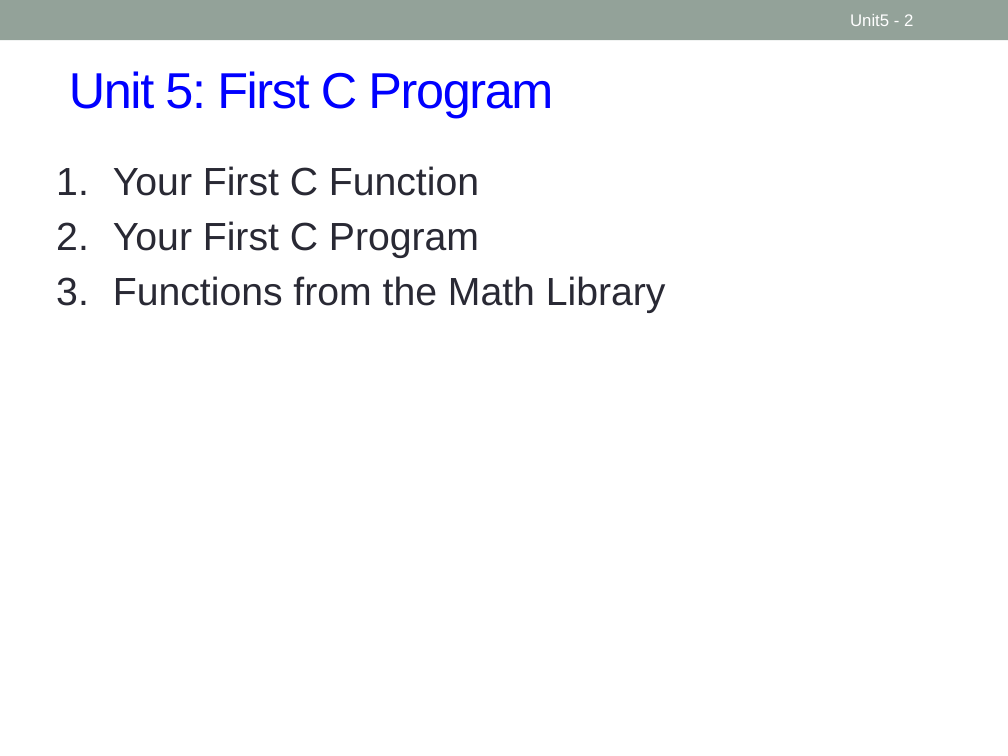
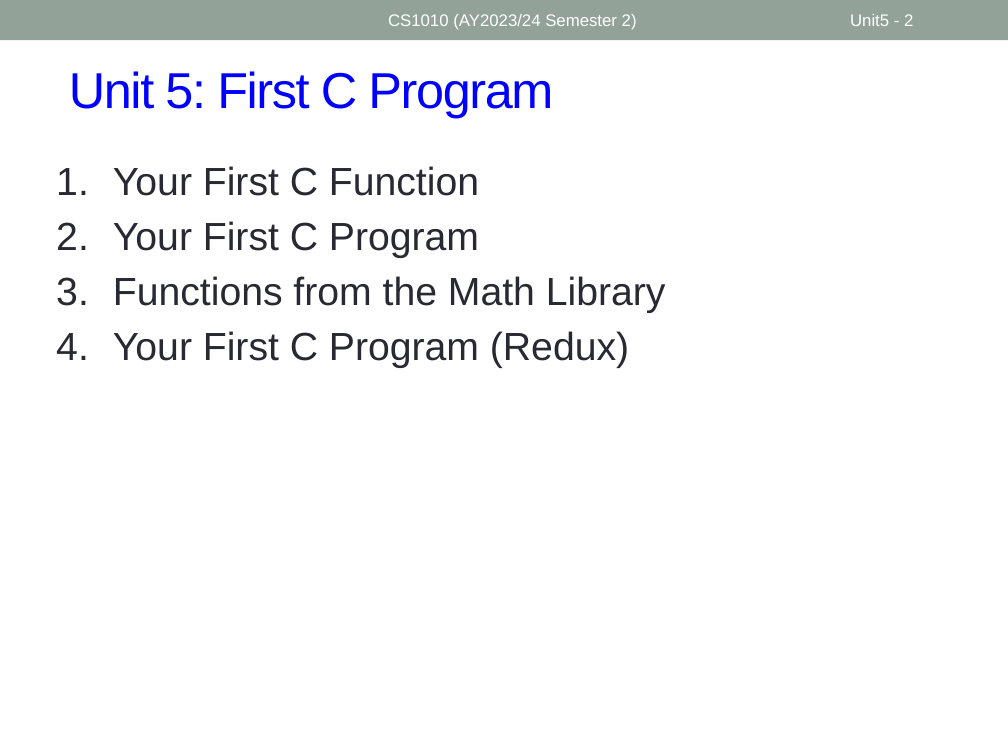
Before and after one commit to nus-cs1010-2425-s2/website, a slide deck: slide 2 of slides/Unit5_First C Program.pptx. Drawn at 1008x756 pixels with LibreOffice and Linux fonts; fonts in the diff are those of the drawing. Boxes give left, top, right and bottom in pixels: in the first picture for what was removed or moved away, otherwise in the second. Text is boxed around its words. In the diff, an @@ line names an element or a change of style, - is before the commit and + after.

```diff
--- a/slides/Unit5_First C Program.pptx
+++ b/slides/Unit5_First C Program.pptx
@@ text added at <box>388,14,637,30</box>, 12 pt, text #FFFFFF @@
+CS1010 (AY2023/24 Semester 2)
@@ text at <box>113,331,629,368</box>: paragraph added @@
+4. Your First C Program (Redux)
```
Also in this commit, not shown: 7 other slides changed, 2 slides added, 15 other files.
